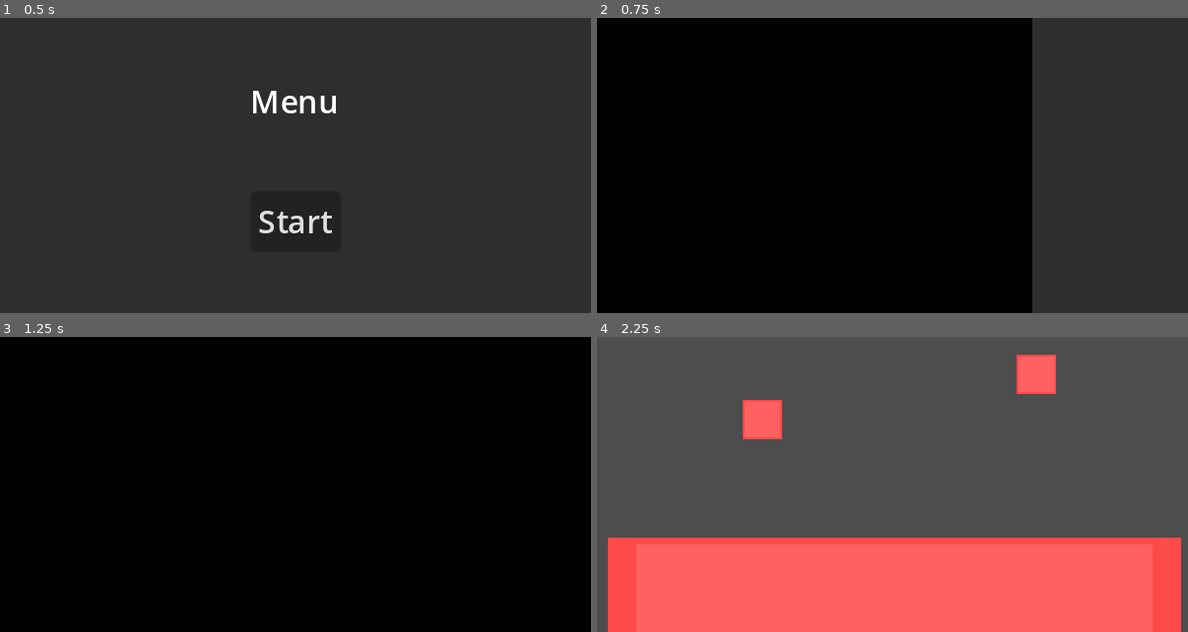
Above: before the commit, frames 1-4 (two rows, left to right).
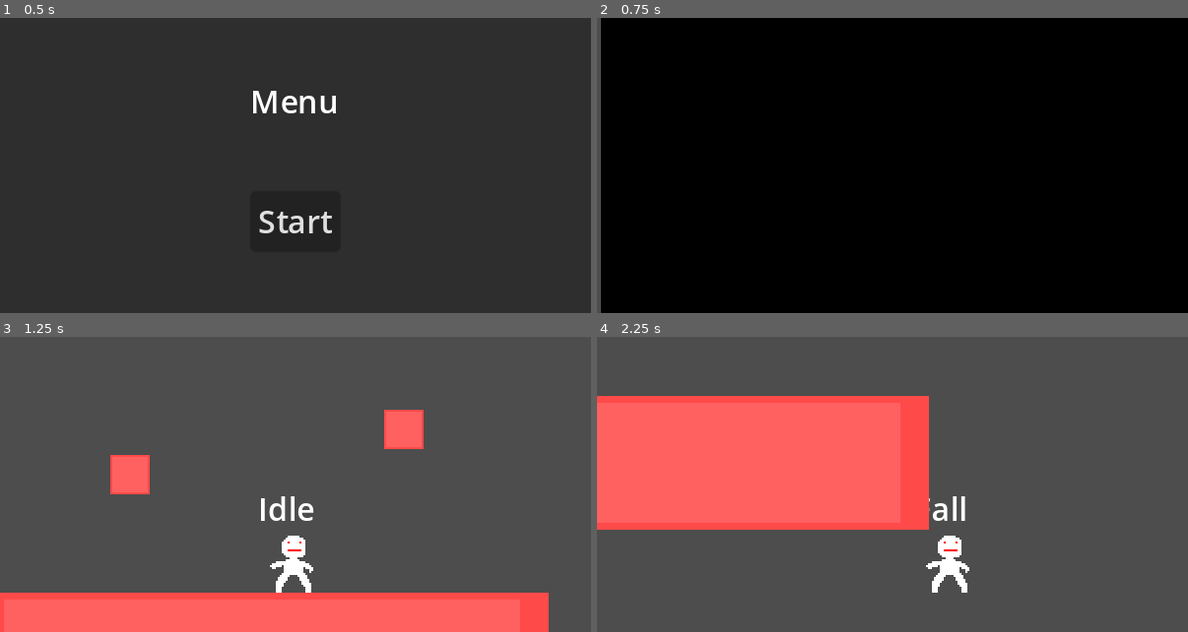
Above: after the commit, the same moments.

Repository: q-0q/grapple
Game: Godot game, scene res://Scenes/MainMenu.tscn
Two runs of this game, one before a commit and one after it. Both use one fixed random seed, a clock stepped at 60 frames per second and the inputs below.
Inputs:
- Up to frame 1 (0.5 s): no input
- Up to frame 2 (0.75 s): click "Start" at 0.5 s
- Up to frame 3 (1.25 s): no input
- Up to frame 4 (2.25 s): tap Enter at 1.25 s; hold W (Jump, bound only after the commit) 1.28-2.03 s; hold D (Right, bound only after the commit) from 1.28 s (still down); tap W (Jump, bound only after the commit) at 2.1 s

Frame 1 is identical in both runs. In frame 2, 27% of the frame differs, in the area x 0-100%, y 0-100%; in frame 3, 100%; in frame 4, 57%.

Commit message:
fsm setup

Diff:
--- a/Autoload/SceneManager/SceneManager.tscn
+++ b/Autoload/SceneManager/SceneManager.tscn
@@ -73,3 +73,4 @@
 libraries = {
 "": SubResource("AnimationLibrary_mfpkk")
 }
+speed_scale = 5.0
--- /dev/null
+++ b/Autoload/Util.gd
@@ -0,0 +1,9 @@
+extends Node
+
+func delayed_callback(callback, delay):
+	var timer := Timer.new()
+	timer.wait_time = delay
+	timer.one_shot = true
+	timer.autostart = true
+	timer.timeout.connect(callback)
+	add_child(timer)
--- a/Scenes/Block.tscn
+++ b/Scenes/Block.tscn
@@ -9,7 +9,7 @@
 [node name="Sprite2D" type="Sprite2D" parent="."]
 texture = ExtResource("1_njrbp")
 
-[node name="Area2D" type="Area2D" parent="."]
+[node name="StaticBody2D" type="StaticBody2D" parent="."]
 
-[node name="CollisionShape2D" type="CollisionShape2D" parent="Area2D"]
+[node name="CollisionShape2D" type="CollisionShape2D" parent="StaticBody2D"]
 shape = SubResource("RectangleShape2D_g48tf")
--- a/Scenes/Game.tscn
+++ b/Scenes/Game.tscn
@@ -6,8 +6,7 @@
 [node name="Game" type="Node2D"]
 
 [node name="Player" parent="." instance=ExtResource("1_2jbx6")]
-
-[node name="Camera2D" type="Camera2D" parent="."]
+position = Vector2(18, -32)
 
 [node name="Block" parent="." instance=ExtResource("2_fxnpu")]
 position = Vector2(1, 61)
--- a/Scenes/Player.tscn
+++ b/Scenes/Player.tscn
@@ -1,15 +1,25 @@
-[gd_scene load_steps=9 format=3 uid="uid://dq66yl4reqfhp"]
+[gd_scene load_steps=13 format=3 uid="uid://dq66yl4reqfhp"]
 
 [ext_resource type="Script" path="res://Scripts/Player/Player.gd" id="1_5iq4m"]
 [ext_resource type="Texture2D" uid="uid://tavar0p00b0w" path="res://Assets/Player/Player.png" id="1_sfjno"]
 [ext_resource type="Script" path="res://Scripts/Player/FSM.gd" id="2_thr5b"]
 [ext_resource type="Script" path="res://Scripts/Player/Fall.gd" id="3_n72t4"]
 [ext_resource type="Script" path="res://Scripts/Player/Idle.gd" id="4_lku7h"]
+[ext_resource type="Script" path="res://Scripts/Player/FallingStart.gd" id="4_vbqx8"]
 [ext_resource type="Script" path="res://Scripts/Player/Rise.gd" id="5_6lsl8"]
+[ext_resource type="Script" path="res://Scripts/Player/RisingStop.gd" id="6_edo8x"]
 [ext_resource type="Script" path="res://Scripts/Player/Run.gd" id="6_fshyy"]
 
 [sub_resource type="RectangleShape2D" id="RectangleShape2D_qb60t"]
 size = Vector2(16, 26)
+
+[sub_resource type="Curve" id="Curve_am30v"]
+_data = [Vector2(0, 0.989135), 0.0, -0.11028, 0, 0, Vector2(1, 0), -2.59386, 0.0, 0, 0]
+point_count = 2
+
+[sub_resource type="Curve" id="Curve_2qnwt"]
+_data = [Vector2(0, 0), 0.0, 2.96461, 0, 0, Vector2(0.549261, 0.921965), 0.370551, 0.370551, 0, 0, Vector2(1, 1), 0.00989054, 0.0, 0, 0]
+point_count = 3
 
 [node name="Player" type="CharacterBody2D"]
 script = ExtResource("1_5iq4m")
@@ -21,17 +31,44 @@
 [node name="Sprite2D" type="Sprite2D" parent="."]
 texture = ExtResource("1_sfjno")
 
+[node name="Label" type="Label" parent="."]
+offset_left = -19.0
+offset_top = -38.0
+offset_right = 21.0
+offset_bottom = -15.0
+
 [node name="FSM" type="Node" parent="."]
 script = ExtResource("2_thr5b")
+debug = true
 
-[node name="Fall" type="Node" parent="FSM"]
-script = ExtResource("3_n72t4")
+[node name="FallingStart" type="Node" parent="FSM"]
+script = ExtResource("4_vbqx8")
+min_height = -20.0
+time_to_min_height = 0.2
+curve = SubResource("Curve_am30v")
 
 [node name="Idle" type="Node" parent="FSM"]
 script = ExtResource("4_lku7h")
 
+[node name="RisingStop" type="Node" parent="FSM"]
+script = ExtResource("6_edo8x")
+max_height = 90.0
+time_to_max_height = 0.5
+curve = SubResource("Curve_2qnwt")
+input_release_tightness = 0.5
+
+[node name="Run" type="Node" parent="FSM"]
+script = ExtResource("6_fshyy")
+speed = 300.0
+
 [node name="Rise" type="Node" parent="FSM"]
 script = ExtResource("5_6lsl8")
 
-[node name="Run" type="Node" parent="FSM"]
-script = ExtResource("6_fshyy")
+[node name="Fall" type="Node" parent="FSM"]
+script = ExtResource("3_n72t4")
+fall_speed = 220.0
+
+[node name="Camera2D" type="Camera2D" parent="."]
+position = Vector2(0, -24)
+drag_horizontal_enabled = true
+drag_vertical_enabled = true
--- a/Scripts/Player/FSM.gd
+++ b/Scripts/Player/FSM.gd
@@ -1,4 +1,6 @@
 extends Node
+
+@export var debug : bool = false
 
 # bookkeeping
 var current_state : State
@@ -7,21 +9,39 @@
 var desired_position : Vector2
 var desired_rotation_deg : float
 var desired_animation : String
+var desired_flip_h : bool = false
 
-# Called when the node enters the scene tree for the first time.
 func _ready():
 	current_state = default_state
+	current_state.set_flip_h.connect(self.set_flip_h)
+	desired_position = current_state.character().position
+	desired_rotation_deg = current_state.character().rotation_degrees
 
-func _physics_process(delta):
-
+# called by the parent CharacterBody2D to update FSM's
+# desired state this frame
+func update():
 	var new_state = current_state.get_transition_state()
 	if new_state != current_state:
-		current_state.on_exit()
+		current_state.meta_on_exit()
 		current_state = new_state
 		current_state.meta_on_enter()
+		current_state.set_flip_h.connect(self.set_flip_h)
 
-	current_state.meta_on_process()
+		for state : State in get_children():
+			state.reset_time_in_current_state()
+
+		if debug:
+			print("Enter " + current_state.name)
+
+	else:
+		current_state.meta_on_process()
 
 	desired_position = current_state.desired_position
 	desired_rotation_deg = current_state.desired_rotation_deg
 	desired_animation = current_state.desired_animation
+
+	if debug:
+		$"../Label".text = current_state.name
+
+func set_flip_h(val):
+	desired_flip_h = val
--- a/Scripts/Player/Fall.gd
+++ b/Scripts/Player/Fall.gd
@@ -1,5 +1,6 @@
 extends State
 
+@export var fall_speed : float = 150
 func _ready():
 
 	# State transitions go here, in order of priority
@@ -11,11 +12,10 @@
 	pass
 
 func on_process():
-	print("Falling process")
-	desired_position = character().position + Vector2(0, get_process_delta_time() * 100)
+	desired_position = character().position + Vector2(0, get_process_delta_time() * fall_speed)
 
 func on_exit():
 	pass
 
 func condition():
-	return false
+	return true
--- /dev/null
+++ b/Scripts/Player/FallingStart.gd
@@ -0,0 +1,33 @@
+extends State
+
+@export var min_height : float
+@export var time_to_min_height : float
+@export var curve : Curve
+
+var init_y : float
+
+func _ready():
+	assert(min_height < 0)
+
+	# State transitions go here, in order of priority
+	transition_list = [
+		$"../Idle"
+	]
+
+func on_enter():
+	init_y = character().position.y
+
+func on_process():
+
+	var weight = curve.sample_baked(time_in_current_state / time_to_min_height)
+	var jump_y = lerpf(min_height, 0, weight)
+	desired_position.y = init_y - jump_y
+
+	if time_in_current_state >= time_to_min_height:
+		transition_list.append($"../Fall")
+
+func on_exit():
+	transition_list.erase($"../Fall")
+
+func condition():
+	return !character().is_on_floor() and character().get_position_delta().y == 0
--- a/Scripts/Player/Idle.gd
+++ b/Scripts/Player/Idle.gd
@@ -4,7 +4,8 @@
 
 	# State transitions go here, in order of priority
 	transition_list = [
-
+		$"../Run",
+		$"../Rise",
 	]
 
 func on_enter():
@@ -17,4 +18,4 @@
 	pass
 
 func condition():
-	return false
+	return character().is_on_floor()
--- a/Scripts/Player/Player.gd
+++ b/Scripts/Player/Player.gd
@@ -1,7 +1,14 @@
 extends CharacterBody2D
 
-func _physics_process(delta):
+func _process(delta):
+
+	# Apply state from FSM
 	position = $FSM.desired_position
 	rotation_degrees = $FSM.desired_rotation_deg
-	# AnimationPlayer . play (desired_animation)
+	$Sprite2D.scale.x = -1 if $FSM.desired_flip_h else 1
+
+	# Update FSM
+	$FSM.update()
+
+	# TODO: $AnimationPlayer.play($FSM.desired_animation)
 	move_and_slide()
--- a/Scripts/Player/Rise.gd
+++ b/Scripts/Player/Rise.gd
@@ -4,7 +4,9 @@
 
 	# State transitions go here, in order of priority
 	transition_list = [
-
+		$".",
+		$"../RisingStop",
+		$"../Fall",
 	]
 
 func on_enter():
@@ -17,4 +19,4 @@
 	pass
 
 func condition():
-	return false
+	return Input.is_action_just_pressed("Jump")
--- /dev/null
+++ b/Scripts/Player/RisingStop.gd
@@ -0,0 +1,53 @@
+extends State
+
+@export var max_height : float
+@export var time_to_max_height : float
+@export var curve : Curve
+@export var input_release_tightness : float
+
+var init_y : float
+
+var input_released : bool = false
+var input_released_y_offset : float
+var input_release_time_offset : float
+
+func _ready():
+
+	assert(max_height > 0)
+
+	# State transitions go here, in order of priority
+	transition_list = [
+		$"../FallingStart",
+	]
+
+func on_enter():
+	init_y = character().position.y
+	input_released = false
+	input_release_time_offset = 0
+	input_released_y_offset = 0
+
+func on_process():
+
+	print(input_released)
+	if Input.is_action_just_released("Jump") and !input_released:
+		input_released = true
+		input_release_time_offset = input_release_tightness
+		input_released_y_offset = \
+			get_y_from_time(time_in_current_state) - \
+			get_y_from_time(time_in_current_state + input_release_time_offset)
+
+	desired_position.y = \
+		get_y_from_time(time_in_current_state + input_release_time_offset) + \
+		input_released_y_offset
+
+func on_exit():
+	pass
+
+func condition():
+	return Input.is_action_pressed("Jump")
+
+
+func get_y_from_time(time) -> float:
+	var weight = curve.sample_baked(time / time_to_max_height)
+	var jump_y = lerpf(0, max_height, weight)
+	return init_y - jump_y
--- a/Scripts/Player/Run.gd
+++ b/Scripts/Player/Run.gd
@@ -1,20 +1,34 @@
 extends State
+
+@export var speed : float = 20
 
 func _ready():
 
 	# State transitions go here, in order of priority
 	transition_list = [
-
+		$"../Rise",
+		$".",
+		$"../Idle",
+		$"../Fall",
 	]
 
 func on_enter():
 	pass
 
 func on_process():
-	pass
+
+	if Input.is_action_pressed("Left"):
+		desired_position.x -= speed * get_process_delta_time()
+		set_flip_h.emit(true)
+	if Input.is_action_pressed("Right"):
+		desired_position.x += speed * get_process_delta_time()
+		set_flip_h.emit(false)
 
 func on_exit():
 	pass
 
 func condition():
-	return false
+	# Left or Right but not both
+	var l : bool = Input.is_action_pressed("Left")
+	var r : bool = Input.is_action_pressed("Right")
+	return (l or r) and !(l and r) and character().is_on_floor()
--- a/Scripts/Player/State.gd
+++ b/Scripts/Player/State.gd
@@ -4,28 +4,53 @@
 
 var transition_list : Array[State]
 
-var desired_position: Vector2 = Vector2(0,0)
+var desired_position: Vector2
 var desired_rotation_deg: float = 0
 var desired_animation: String = ""
 
 var time_in_current_state : float = 0
+var is_locked : bool = false
+
+func _process(delta):
+	time_in_current_state += delta
+
+### Monitor State metadata around user on_enter() and on_process()
 
 func meta_on_enter() -> void:
-	time_in_current_state = 0
+	desired_position = character().position
+	desired_rotation_deg = character().rotation_degrees
+
 	on_enter()
 
 func meta_on_process() -> void:
-	time_in_current_state += get_process_delta_time()
+	desired_position = character().position
+	desired_rotation_deg = character().rotation_degrees
+
 	on_process()
+
+func meta_on_exit() -> void:
+	 # empty for now...
+	on_exit()
+
+func reset_time_in_current_state() -> void:
+	time_in_current_state = 0
+
+###
 
 func get_transition_state() -> State:
 	if transition_list.is_empty():
 		push_error("State " + name + " has an empty transition list")
 		get_tree().quit(1)
 
+	if is_locked:
+		print(name + " locked")
+		return self
+
 	for state in transition_list:
 		if state.condition(): return state
 	return self
+
+###
 
 func character() -> CharacterBody2D:
 	if !($"../.." is CharacterBody2D):
@@ -33,6 +58,18 @@
 		get_tree().quit(1)
 
 	return $"../.."
+
+signal set_flip_h(val : bool)
+
+###
+
+func lock_state_for_duration(duration) -> void:
+
+	is_locked = true
+	Util.delayed_callback(self._on_lock_state_timeout, duration)
+
+func _on_lock_state_timeout() -> void:
+	is_locked = false
 
 ### Virtual functions ##############
 
--- a/project.godot
+++ b/project.godot
@@ -20,6 +20,7 @@
 [autoload]
 
 SceneManager="*res://Autoload/SceneManager/SceneManager.tscn"
+Util="*res://Autoload/Util.gd"
 
 [display]
 
@@ -28,6 +29,25 @@
 window/size/mode=2
 window/stretch/mode="canvas_items"
 
+[input]
+
+Left={
+"deadzone": 0.5,
+"events": [Object(InputEventKey,"resource_local_to_scene":false,"resource_name":"","device":-1,"window_id":0,"alt_pressed":false,"shift_pressed":false,"ctrl_pressed":false,"meta_pressed":false,"pressed":false,"keycode":0,"physical_keycode":65,"key_label":0,"unicode":97,"echo":false,"script":null)
+]
+}
+Right={
+"deadzone": 0.5,
+"events": [Object(InputEventKey,"resource_local_to_scene":false,"resource_name":"","device":-1,"window_id":0,"alt_pressed":false,"shift_pressed":false,"ctrl_pressed":false,"meta_pressed":false,"pressed":false,"keycode":0,"physical_keycode":68,"key_label":0,"unicode":100,"echo":false,"script":null)
+]
+}
+Jump={
+"deadzone": 0.5,
+"events": [Object(InputEventKey,"resource_local_to_scene":false,"resource_name":"","device":-1,"window_id":0,"alt_pressed":false,"shift_pressed":false,"ctrl_pressed":false,"meta_pressed":false,"pressed":false,"keycode":0,"physical_keycode":87,"key_label":0,"unicode":119,"echo":false,"script":null)
+, Object(InputEventKey,"resource_local_to_scene":false,"resource_name":"","device":-1,"window_id":0,"alt_pressed":false,"shift_pressed":false,"ctrl_pressed":false,"meta_pressed":false,"pressed":false,"keycode":0,"physical_keycode":32,"key_label":0,"unicode":32,"echo":false,"script":null)
+]
+}
+
 [rendering]
 
 textures/canvas_textures/default_texture_filter=0
